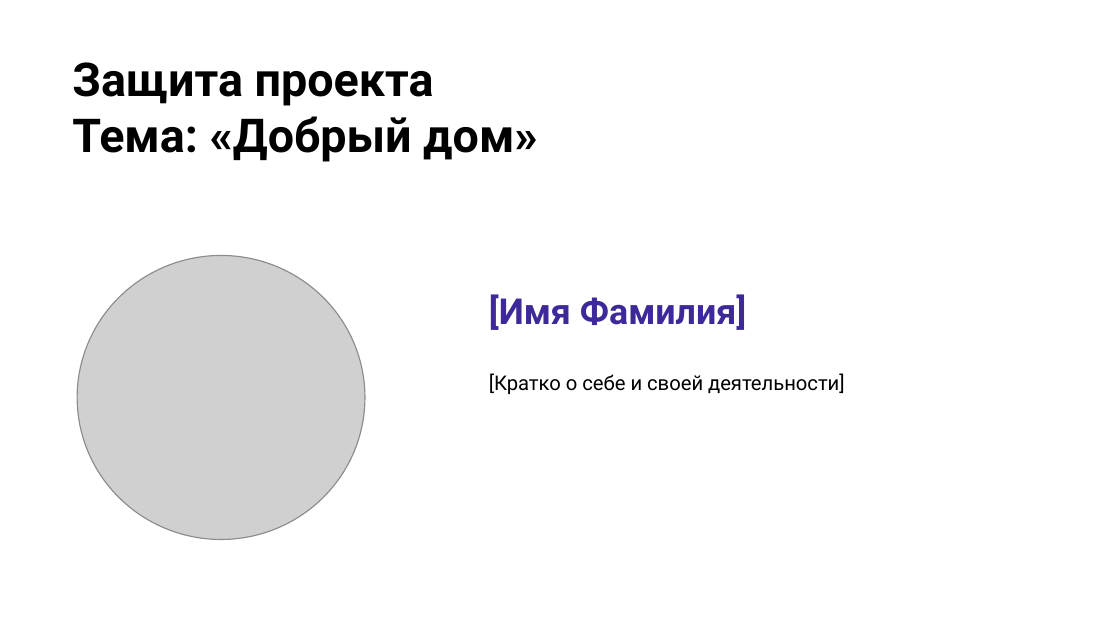
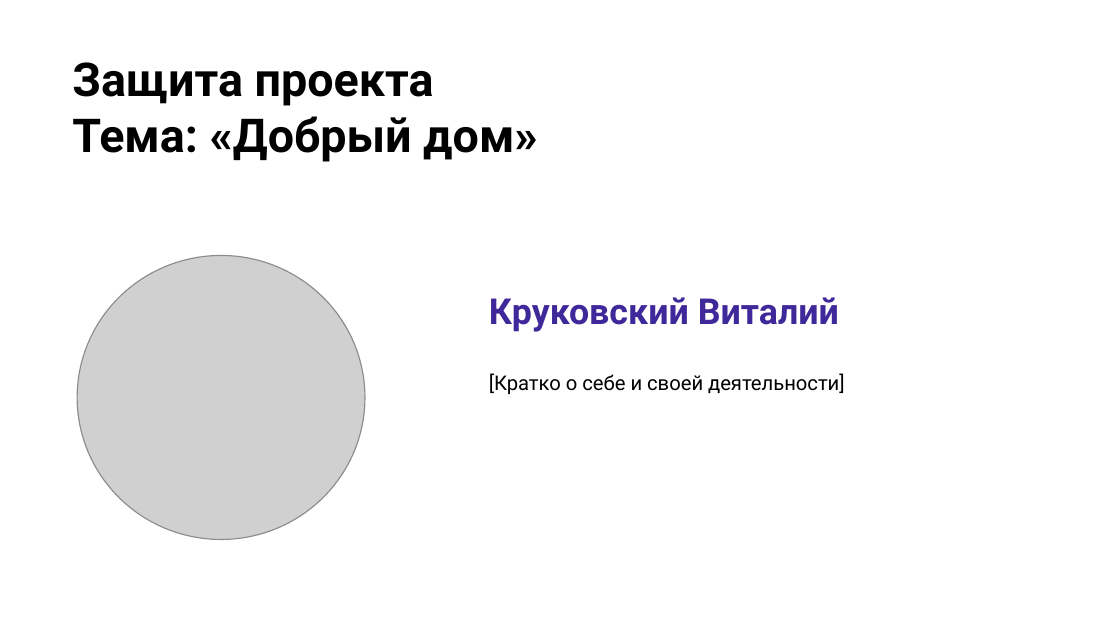
Before and after one commit to VitalyKruk/dobryi-dom, a slide deck: slide 3 of docs/Добрый_дом_Защита_проекта.pptx. Drawn at 1120x630 pixels with LibreOffice and Linux fonts; fonts in the diff are those of the drawing; grey boxes stand for pictures; background and template pictures are left out. Boxes give left, top, right and bottom in pixels: in the first picture for what was removed or moved away, otherwise in the second. Text is boxed around its words. In the diff, an @@ line names an element or a change of style, - is before the commit and + after.

```diff
--- a/docs/Добрый_дом_Защита_проекта.pptx
+++ b/docs/Добрый_дом_Защита_проекта.pptx
@@ text at (x1=489, y1=297, x2=839, y2=332): text changed @@
-[Имя Фамилия]
+Круковский Виталий
```
Also in this commit, not shown: 7 other slides changed.
